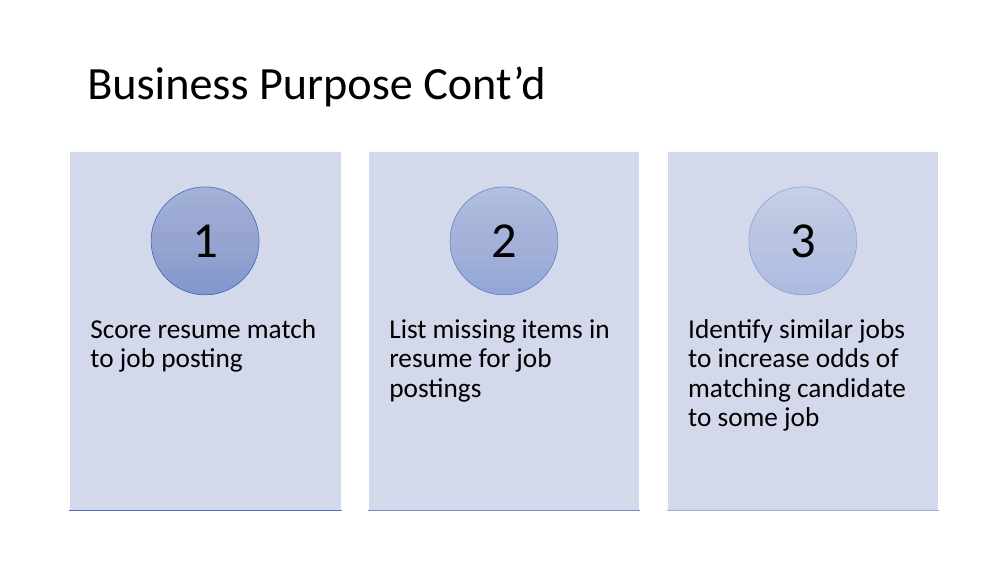
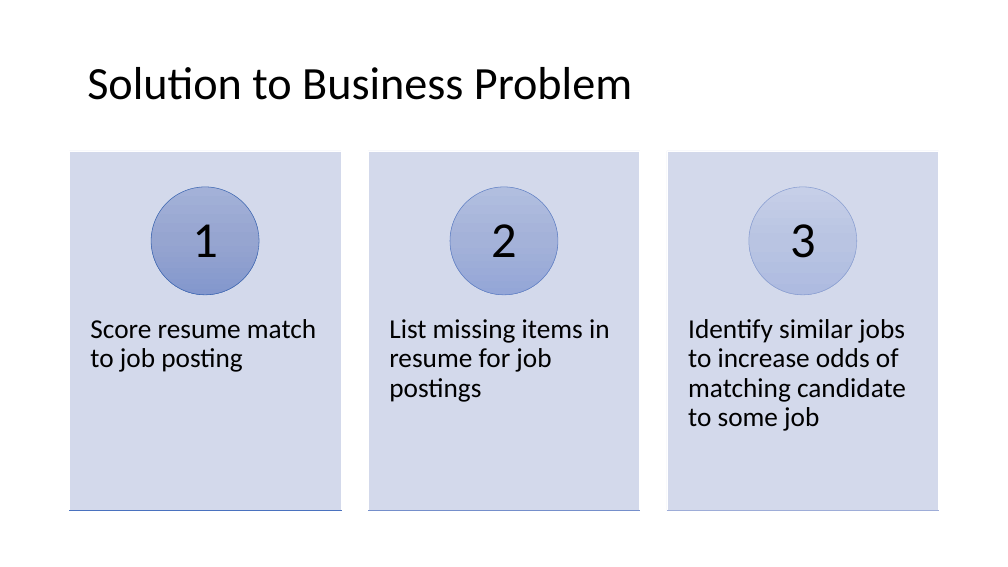
Before and after one commit to adam-sampson/Job_Desc_Text_Analytics, a slide deck: slide 7 of Jobs Analysis.pptx (slide 6 before the commit). Drawn at 1008x567 pixels with LibreOffice and Linux fonts; fonts in the diff are those of the drawing. Boxes give left, top, right and bottom in pixels: in the first picture for what was removed or moved away, otherwise in the second. Text is boxed around its words. In the diff, an @@ line names an element or a change of style, - is before the commit and + after.

```diff
--- a/Jobs Analysis.pptx
+++ b/Jobs Analysis.pptx
@@ title at bbox=[87, 67, 632, 100]: text changed @@
-Business Purpose Cont’d
+Solution to Business Problem
```
Also in this commit, not shown: 2 other slides changed, 2 slides added, 2 slides removed.
